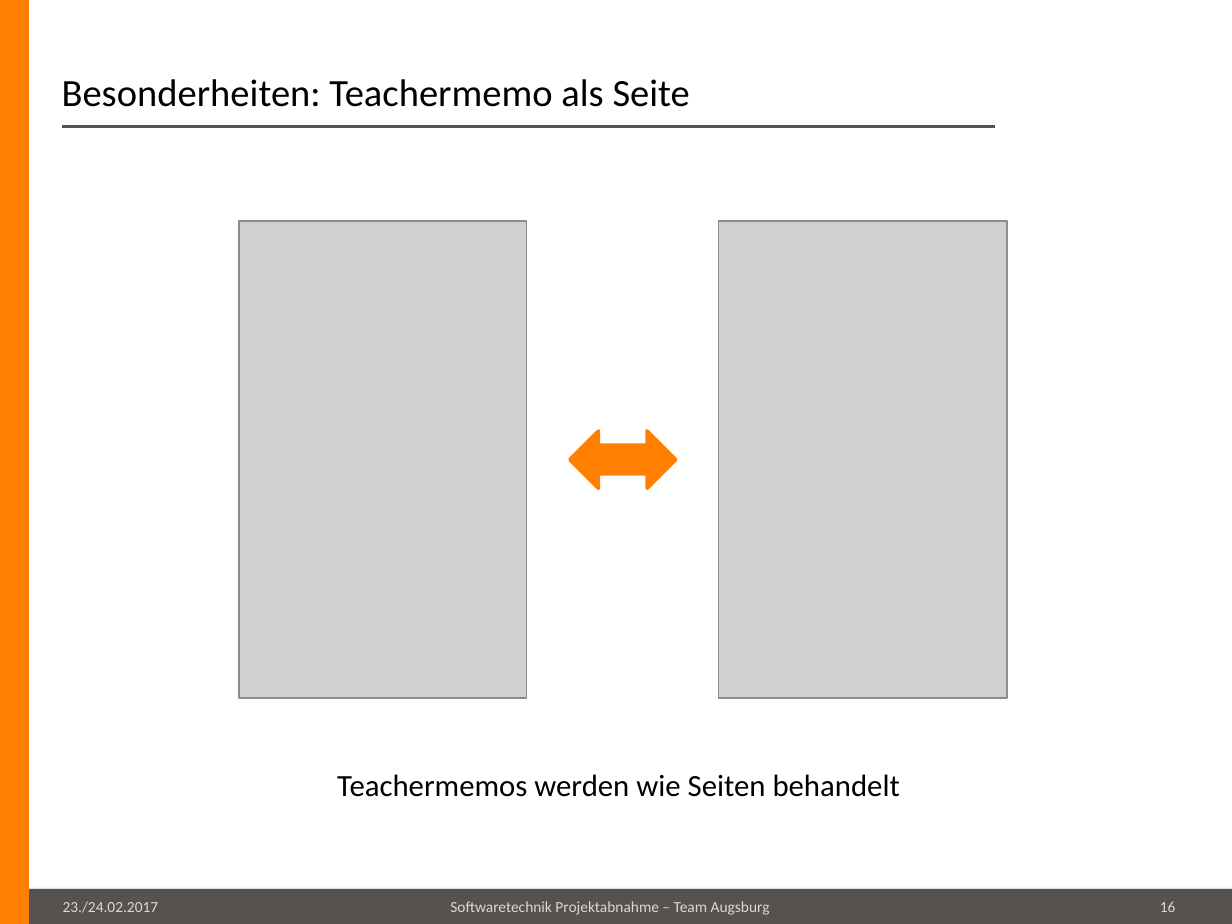
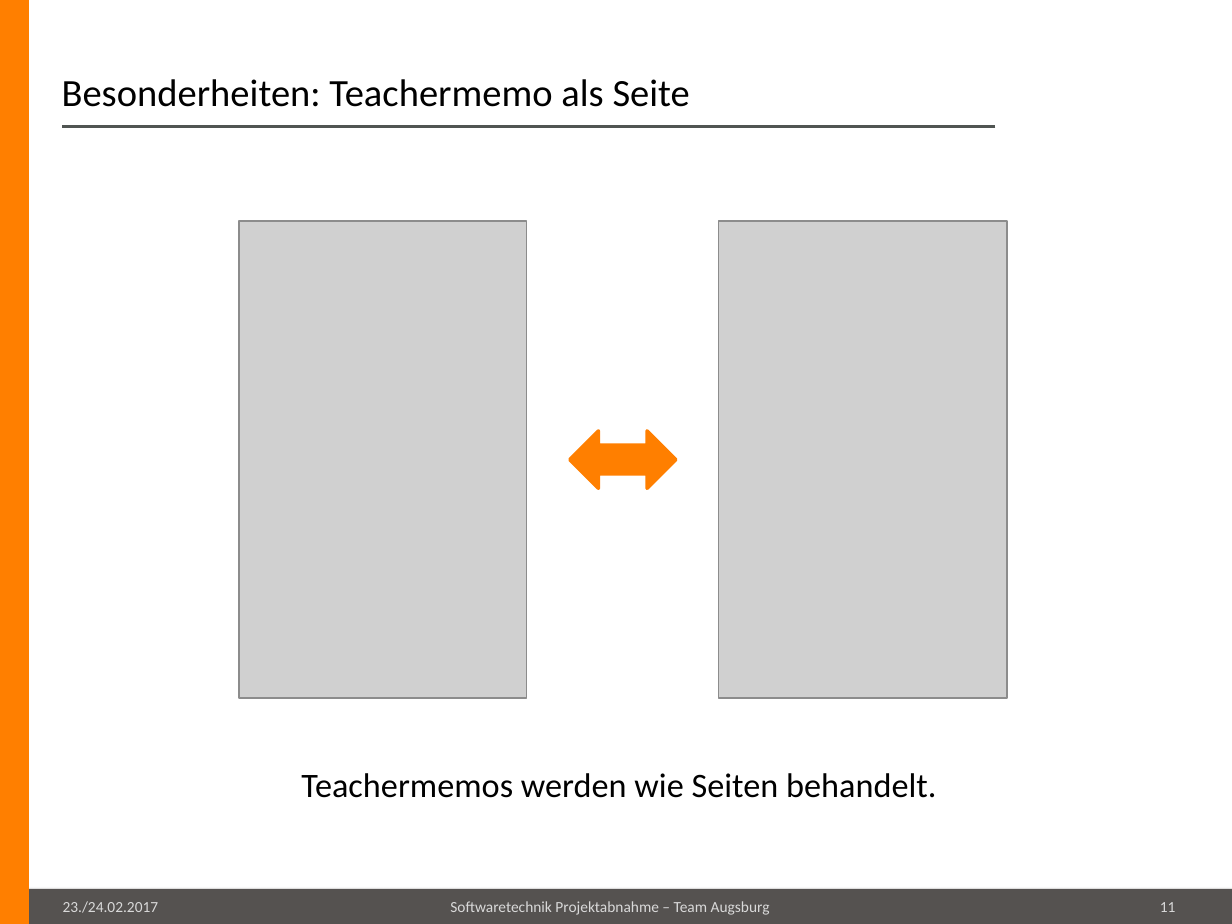
Before and after one commit to maul-esel/swt-projekt, a slide deck: slide 11 of Lingvo/Abgabe/präsentation.pptx (slide 16 before the commit). Drawn at 1232x924 pixels with LibreOffice and Linux fonts; fonts in the diff are those of the drawing; grey boxes stand for pictures; background and template pictures are left out. Boxes give left, top, right and bottom in pixels: in the first picture for what was removed or moved away, otherwise in the second. Text is boxed around its words. In the diff, an @@ line names an element or a change of style, - is before the commit and + after.

Commit message:
update presentation

```diff
--- a/Lingvo/Abgabe/präsentation.pptx
+++ b/Lingvo/Abgabe/präsentation.pptx
@@ text at bbox=[301, 773, 936, 798]: text changed; size 18 to 20 pt @@
-Teachermemos werden wie Seiten behandelt
+Teachermemos werden wie Seiten behandelt.
@@ page number at bbox=[1160, 902, 1176, 912]: text changed @@
-16
+11
```
Also in this commit, not shown: 1 other slide changed, 4 slides removed.
